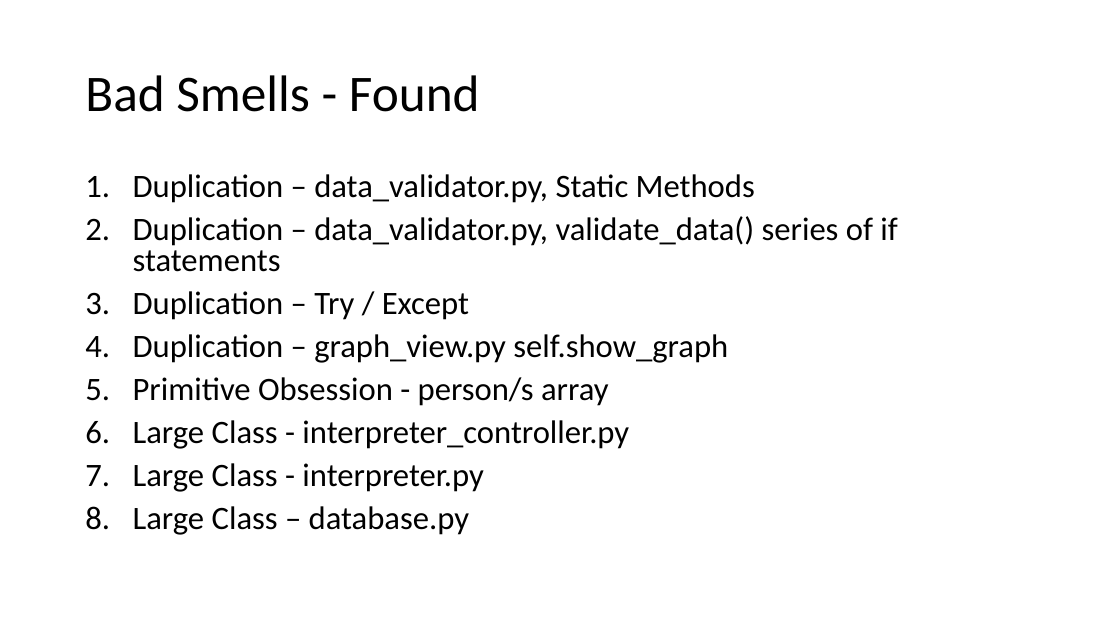
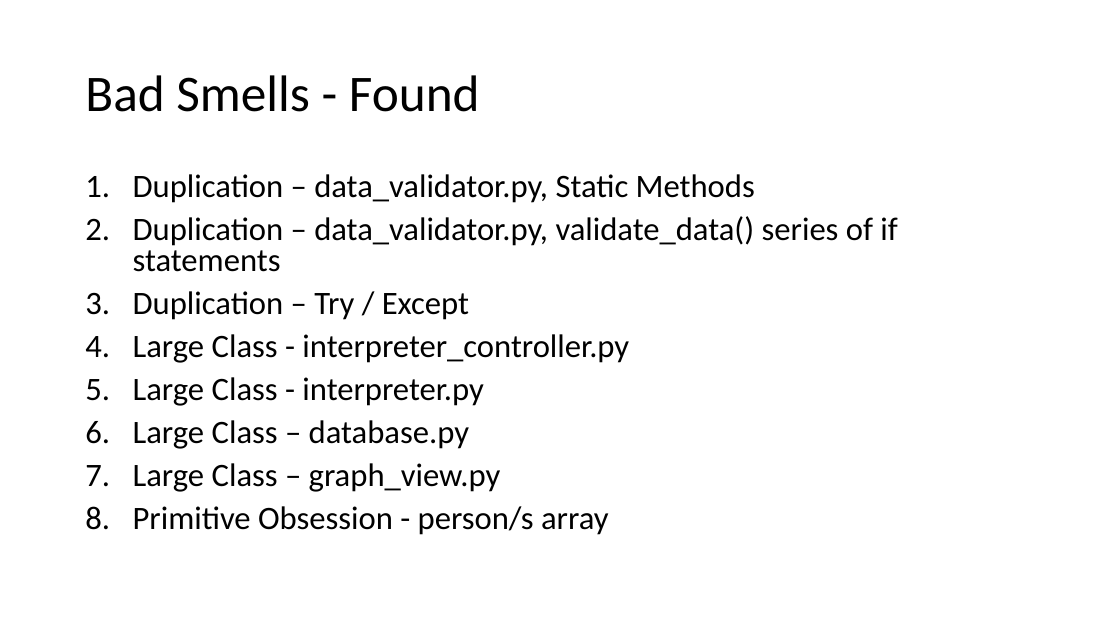
Before and after one commit to steven-snelling/PR301-Assignment_2, a slide deck: slide 2 of bad_smells.pptx. Drawn at 1120x630 pixels with LibreOffice and Linux fonts; fonts in the diff are those of the drawing. Boxes give left, top, right and bottom in pixels: in the first picture for what was removed or moved away, otherwise in the second. Text is boxed around its words. In the diff, an @@ line names an element or a change of style, - is before the commit and + after.

Commit message:
Created self marking guide and catch up on documentation requirements.

```diff
--- a/bad_smells.pptx
+++ b/bad_smells.pptx
@@ text at bbox=[133, 334, 728, 406]: paragraphs removed @@
-4. Duplication – graph_view.py self.show_graph
-5. Primitive Obsession - person/s array
@@ text at bbox=[133, 463, 609, 535]: paragraphs added @@
+7. Large Class – graph_view.py
+8. Primitive Obsession - person/s array
```
Also in this commit, not shown: 2 other slides changed, 6 slides added, 1 other file.
